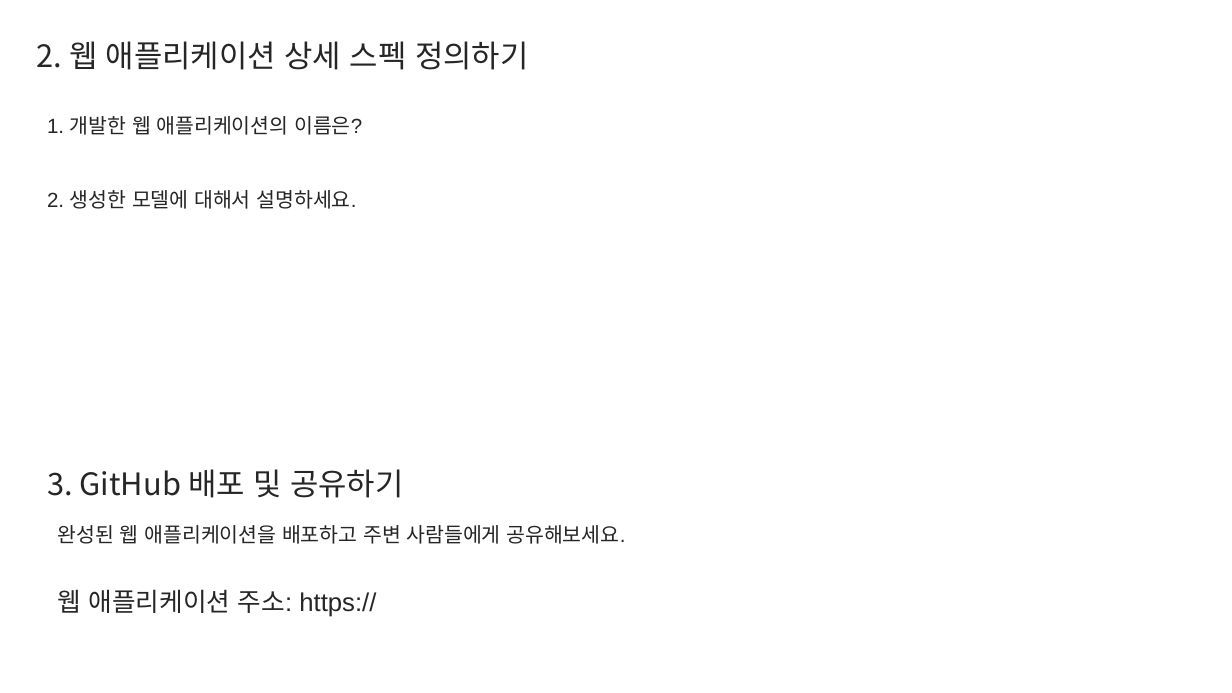
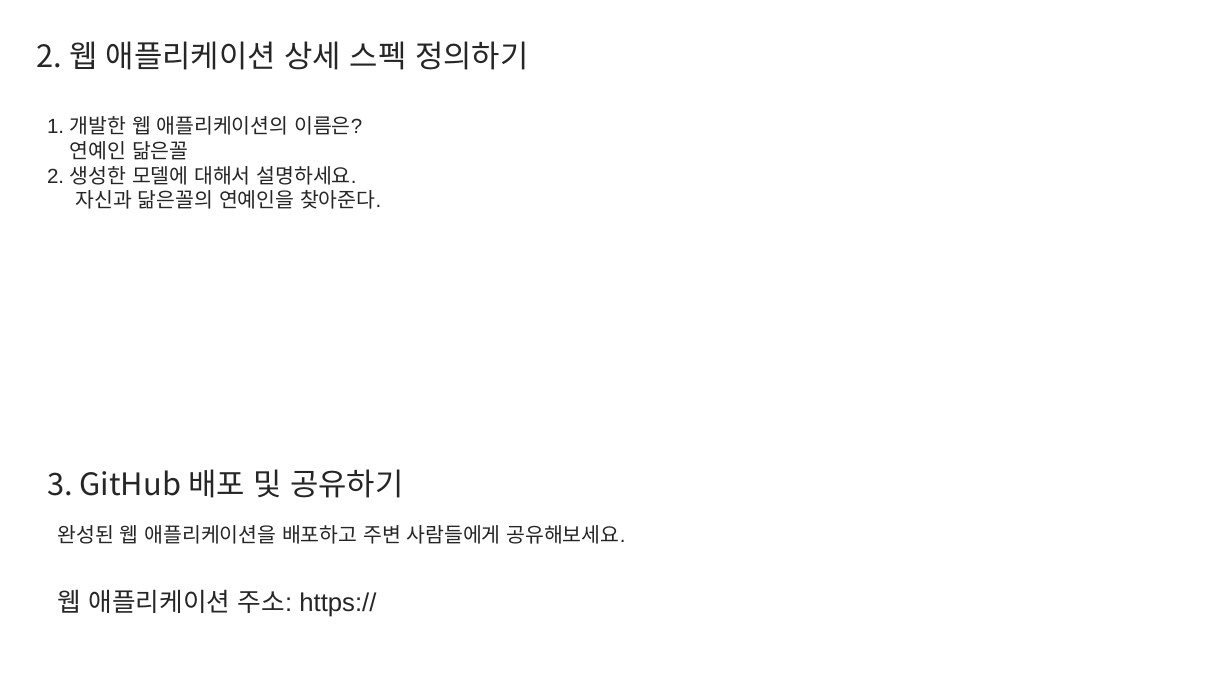
Before and after one commit to wonnem/new, a slide deck: slide 3 of Report.pptx. Drawn at 1232x693 pixels with LibreOffice and Linux fonts; fonts in the diff are those of the drawing. Boxes give left, top, right and bottom in pixels: in the first picture for what was removed or moved away, otherwise in the second. Text is boxed around its words. In the diff, an @@ line names an element or a change of style, - is before the commit and + after.

```diff
--- a/Report.pptx
+++ b/Report.pptx
@@ text at (47,116,381,209): text changed @@
-1. 개발한 웹 애플리케이션의 이름은?
-2. 생성한 모델에 대해서 설명하세요.
+1. 개발한 웹 애플리케이션의 이름은?
+연예인 닮은꼴
+2. 생성한 모델에 대해서 설명하세요.
+자신과 닮은꼴의 연예인을 찾아준다.
```
Also in this commit, not shown: 2 other slides changed, 3 other files.
